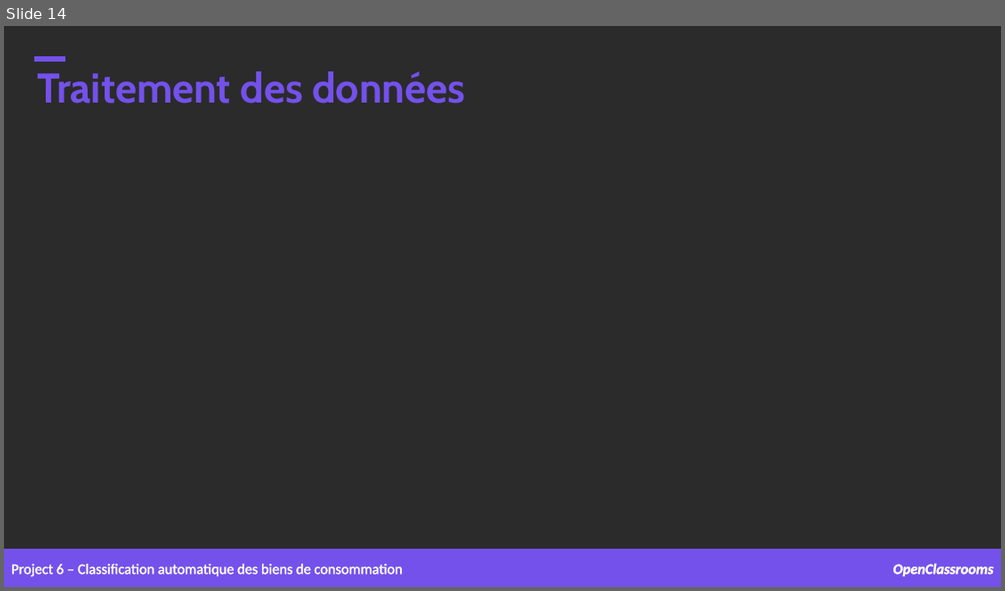
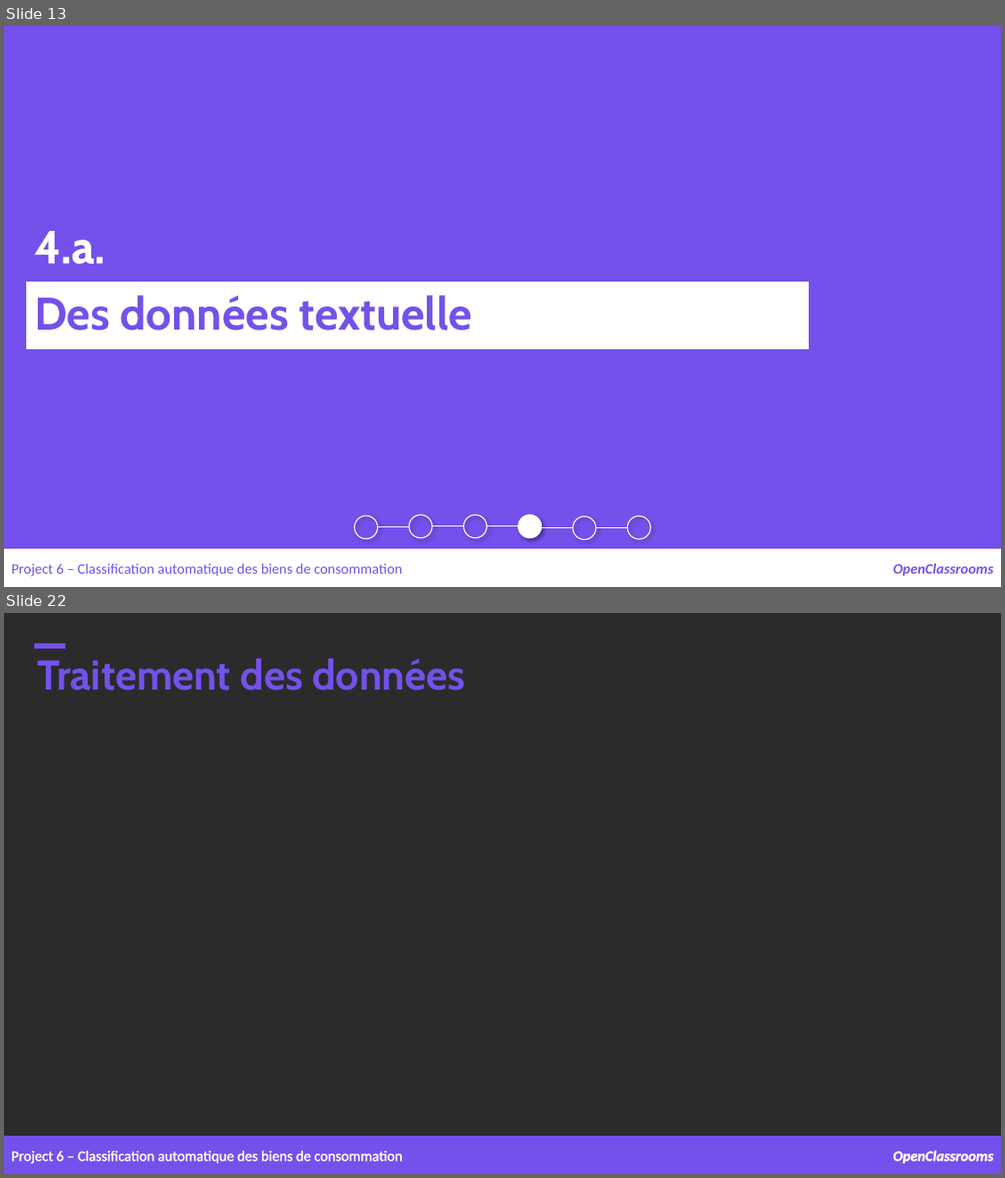
Before and after one commit to samirhinojosa/OC-P6-automatically-classify-consumer-goods, a slide deck: supports/P6_presentation_final.pptx. Shown one above the other, each under a label of ours: slide 14 before the commit, slides 13 and 22 after it; the slides between them are not shown. The pictures are 1005x591 and 1005x1178 pixels, drawn with LibreOffice and Linux fonts; fonts in the diff are those of the drawing; background and template pictures are left out; a plain dark background stands for a picture behind light text. Boxes give left, top, right and bottom in pixels: in the first picture for what was removed or moved away, otherwise in the second. Text is boxed around its words. In the diff, an @@ line names an element or a change of style, - is before the commit and + after.

```diff
--- a/supports/P6_presentation_final.pptx
+++ b/supports/P6_presentation_final.pptx
@@ slide 13 added at [4,26,1001,587], background #7451EB @@
@@ text added at [34,231,105,264], 44 pt, text #FFFFFF, bold @@
+4.a.
@@ rectangle added at [27,281,809,349], fill #FFFFFF, outline #FFFFFF 0.75 pt, 44 pt, text #7451EB, bold @@
+Des données textuelle
@@ ellipse added at [355,516,378,539], outline #FFFFFF 1 pt @@
@@ line added from (378, 527) to (409, 527), #FFFFFF 1 pt @@
@@ ellipse added at [409,515,432,538], outline #FFFFFF 1 pt @@
@@ line added from (432, 526) to (464, 526), #FFFFFF 1 pt @@
@@ ellipse added at [464,515,487,538], outline #FFFFFF 1 pt @@
@@ line added from (487, 526) to (518, 526), #FFFFFF 1 pt @@
@@ ellipse added at [518,515,542,538], fill #FFFFFF, outline #FFFFFF 1 pt @@
@@ line added from (542, 528) to (573, 528), #FFFFFF 1 pt @@
@@ ellipse added at [573,516,596,540], outline #FFFFFF 1 pt @@
@@ line added from (596, 528) to (628, 528), #FFFFFF 1 pt @@
@@ ellipse added at [628,516,651,539], outline #FFFFFF 1 pt @@
@@ rectangle added at [4,549,1001,587], fill #FFFFFF, outline #FFFFFF 1 pt @@
@@ line added from (428, 549) to (428, 549), #4472C4 0.5 pt @@
@@ text added at [11,563,402,576], 14 pt, text #7451EB @@
+Project 6 – Classification automatique des biens de consommation
@@ text added at [893,563,994,576], 14 pt, text #7451EB, bold, italic @@
+OpenClassrooms
@@ what was slide 14 is now slide 22 @@
```
Also in this commit, not shown: 2 slides changed, 10 other slides added, 2 other files.
